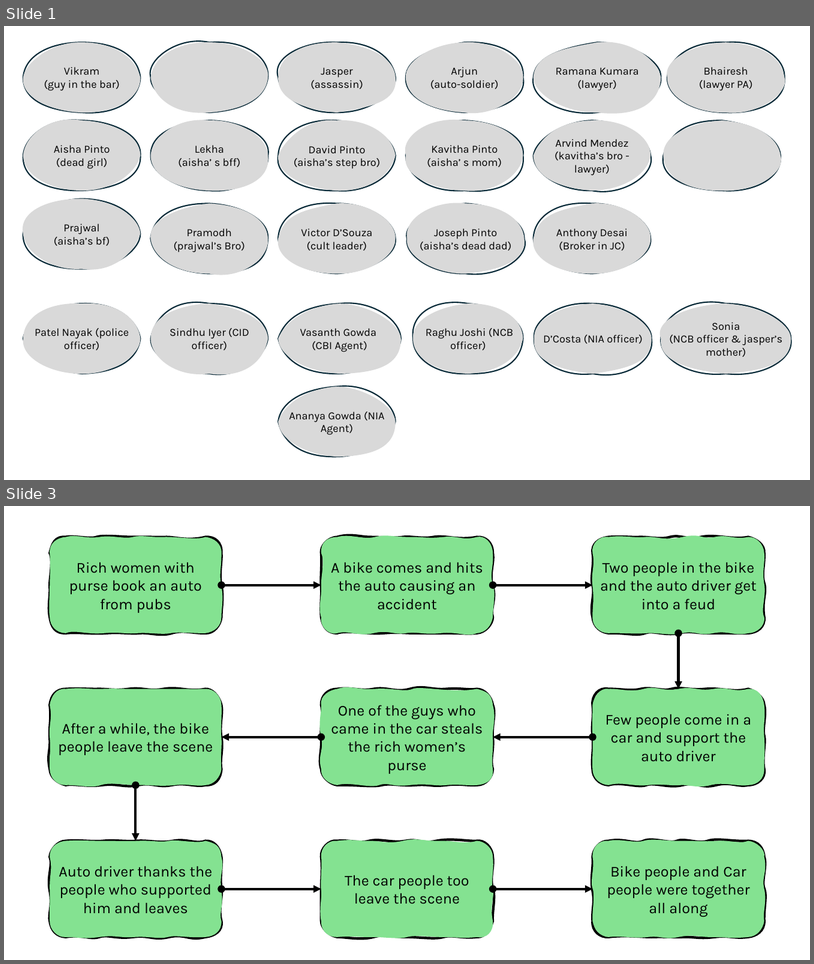
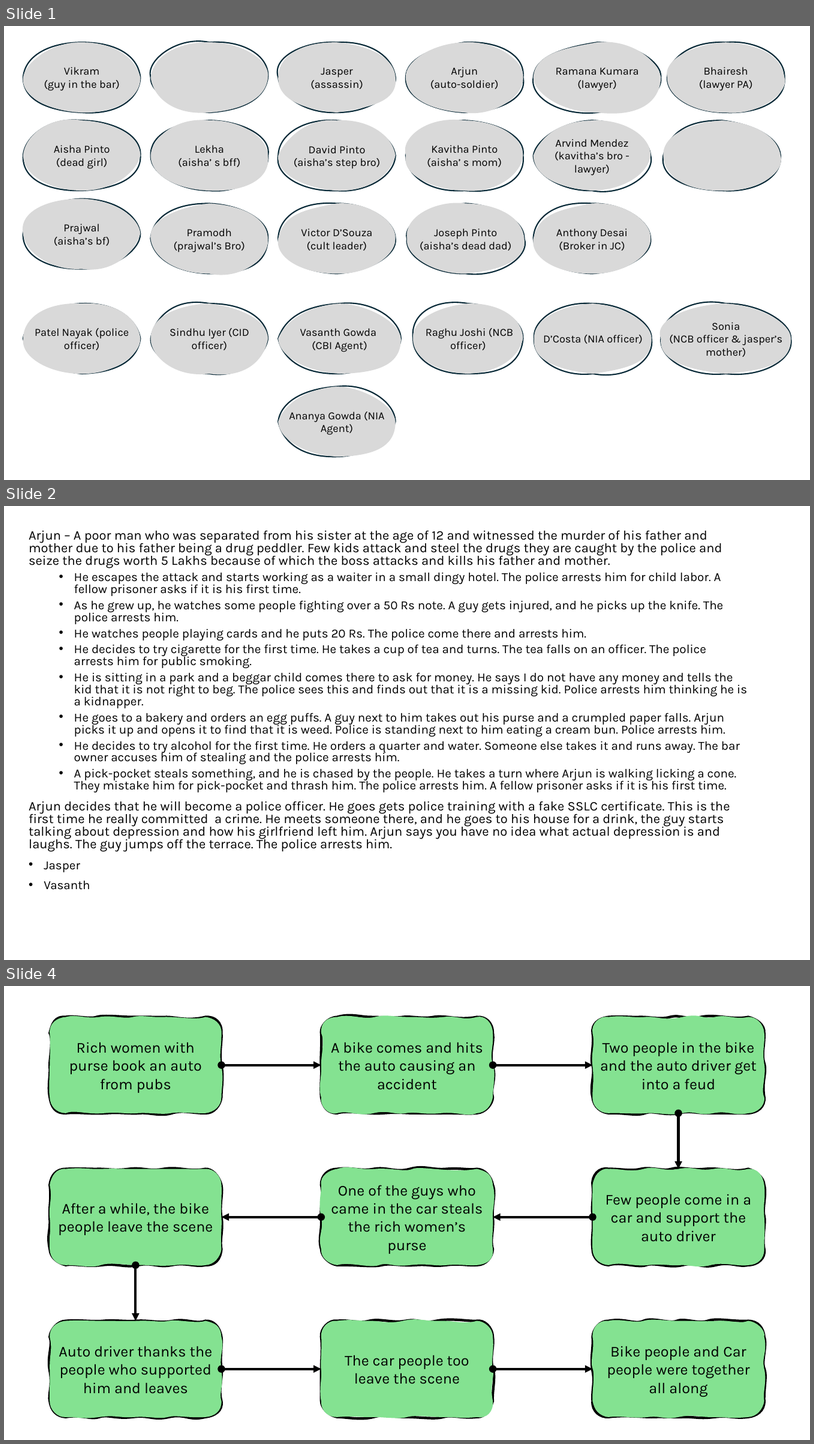
Before and after one commit to arya-prakyath/the-a-films, a slide deck: THE_A_Ideas/Innocent Gems/Innocent Gems - Flows.pptx. Shown one above the other, each under a label of ours: slides 1 and 3 before the commit, slides 1, 2 and 4 after it; the slides between them are not shown. The pictures are 814x964 and 814x1444 pixels, drawn with LibreOffice and Linux fonts; fonts in the diff are those of the drawing. Boxes give left, top, right and bottom in pixels: in the first picture for what was removed or moved away, otherwise in the second. Text is boxed around its words. In the diff, an @@ line names an element or a change of style, - is before the commit and + after.

```diff
--- a/THE_A_Ideas/Innocent Gems/Innocent Gems - Flows.pptx
+++ b/THE_A_Ideas/Innocent Gems/Innocent Gems - Flows.pptx
@@ slide 2 added at (4,506,810,960), background #FFFFFF @@
@@ text added at (29,531,747,889), 14.8 pt, text #000000 @@
+Arjun – A poor man who was separated from his sister at the age of 12 and witnessed the murder of his father and mother due to his father being a drug peddler. Few kids attack and steel the drugs they are caught by the police and seize the drugs worth 5 Lakhs because of which the boss attacks and kills his father and mother.
+  • He escapes the attack and starts working as a waiter in a small dingy hotel. The police arrests him for child labor. A fellow prisoner asks if it is his first time.
+  • As he grew up, he watches some people fighting over a 50 Rs note. A guy gets injured, and he picks up the knife. The police arrests him.
+  • He watches people playing cards and he puts 20 Rs. The police come there and arrests him.
+  • He decides to try cigarette for the first time. He takes a cup of tea and turns. The tea falls on an officer. The police arrests him for public smoking.
+  • He is sitting in a park and a beggar child comes there to ask for money. He says I do not have any money and tells the kid that it is not right to beg. The police sees this and finds out that it is a missing kid. Police arrests him thinking he is a kidnapper.
+  • He goes to a bakery and orders an egg puffs. A guy next to him takes out his purse and a crumpled paper falls. Arjun picks it up and opens it to find that it is weed. Police is standing next to him eating a cream bun. Police arrests him.
+  • He decides to try alcohol for the first time. He orders a quarter and water. Someone else takes it and runs away. The bar owner accuses him of stealing and the police arrests him.
+  • A pick-pocket steals something, and he is chased by the people. He takes a turn where Arjun is walking licking a cone. They mistake him for pick-pocket and thrash him. The police arrests him. A fellow prisoner asks if it is his first time.
+Arjun decides that he will become a police officer. He goes gets police training with a fake SSLC certificate. This is the first time he really committed a crime. He meets someone there, and he goes to his house for a drink, the guy starts talking about depression and how his girlfriend left him. Arjun says you have no idea what actual depression is and laughs. The guy jumps off the terrace. The police arrests him.
+• Jasper
+• Vasanth
@@ what was slide 3 is now slide 4 @@
```
Also in this commit, not shown: 1 slide changed, 11 other files.
